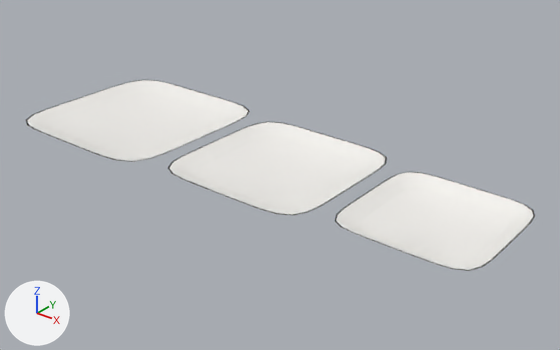
The glTF model public/modelos/ORI-04.glb: old version first, new version second.
One viewpoint serves both versions: a 50 mm lens placed at (0.7, -0.816, 0.508), pointed at (0.034, 0.016, -0.008). Every picture has the same lights, and +X, +Y and +Z are marked at lower left. The older version comes first. Where no turn or scale is listed for an object, it has been applied to the vertices. Vertices at exactly the same position are counted once.
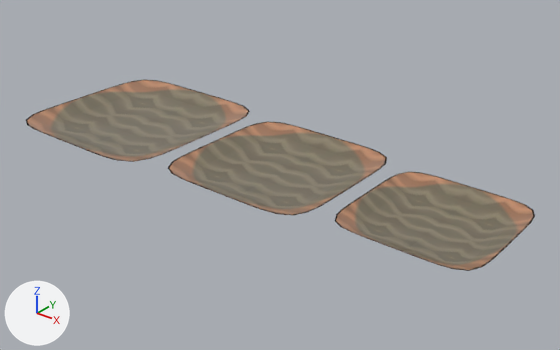
Where the change shows, as pixel boxes [x1, y1, x2, y2] in the pictures (560 x 350 px):
'Mesh_1', recoloured, surface changed (white to brown): [168, 122, 387, 215] in both
'Mesh_2', recoloured, surface changed (white to brown): [335, 172, 535, 271] in both
'Mesh_0', recoloured (darker): [26, 80, 250, 162] in both

Patch to the scene script:
```diff
--- a/public/modelos/ORI-04.glb.py
+++ b/public/modelos/ORI-04.glb.py
@@ img_ori_04_0_top_jpg @@
+img_ori_04_0_top_jpg = load_image('ORI-04-0-top.jpg', '_unpacked/ORI-04-0-top.jpg', 512, 512, 'sRGB')
@@ mat_tex_ori_04_0_top_jpg_231_226_218_gloss_002 @@
+mat_tex_ori_04_0_top_jpg_231_226_218_gloss_002 = principled_material('tex|ORI-04-0-top.jpg|231,226,218|gloss.002')
+mat_tex_ori_04_0_top_jpg_231_226_218_gloss_002.texture = img_ori_04_0_top_jpg
+mat_tex_ori_04_0_top_jpg_231_226_218_gloss_002.roughness = 0.32
+mat_tex_ori_04_0_top_jpg_231_226_218_gloss_002.coat_weight = 0.6
+mat_tex_ori_04_0_top_jpg_231_226_218_gloss_002.coat_roughness = 0.12
@@ mat_tex_ori_04_0_top_jpg_231_226_218_gloss_001 @@
+mat_tex_ori_04_0_top_jpg_231_226_218_gloss_001 = principled_material('tex|ORI-04-0-top.jpg|231,226,218|gloss.001')
+mat_tex_ori_04_0_top_jpg_231_226_218_gloss_001.texture = img_ori_04_0_top_jpg
+mat_tex_ori_04_0_top_jpg_231_226_218_gloss_001.roughness = 0.32
+mat_tex_ori_04_0_top_jpg_231_226_218_gloss_001.coat_weight = 0.6
+mat_tex_ori_04_0_top_jpg_231_226_218_gloss_001.coat_roughness = 0.12
@@ mat_tex_ori_04_0_top_jpg_231_226_218_gloss @@
+mat_tex_ori_04_0_top_jpg_231_226_218_gloss = principled_material('tex|ORI-04-0-top.jpg|231,226,218|gloss')
+mat_tex_ori_04_0_top_jpg_231_226_218_gloss.texture = img_ori_04_0_top_jpg
+mat_tex_ori_04_0_top_jpg_231_226_218_gloss.roughness = 0.32
+mat_tex_ori_04_0_top_jpg_231_226_218_gloss.coat_weight = 0.6
+mat_tex_ori_04_0_top_jpg_231_226_218_gloss.coat_roughness = 0.12
@@ me_mesh_0 @@
 me_mesh_0.from_pydata(...)  # 345 vertices, 672 faces; spans x -0.15..0.15, y -0.15..0.15, z 0.0..0.022
-me_mesh_0.materials.append(mat_ceramica)  # white #f4f2ee
+me_mesh_0.materials.append(mat_tex_ori_04_0_top_jpg_231_226_218_gloss)  # picture img_ori_04_0_top_jpg
@@ me_mesh_1 @@
 me_mesh_1.from_pydata(...)  # 345 vertices, 672 faces; spans x -0.13..0.13, y -0.13..0.13, z 0.0..0.022
 # used by ob_mesh_1; location = (0.045, 0.0, 0.0)
-me_mesh_1.materials.append(mat_ceramica_001)  # white #f4f2ee
+# me_mesh_1 part 1: texture (UV) coordinates of 672 of 672 faces, centred in x -0.129..0.129, y -0.129..0.129, z 0.0..0.022, changed; they spanned u 0.0..1.0, v 0.0..1.0 and now span u 0.0..1.0, v 0.0..1.0
+me_mesh_1.materials.append(mat_tex_ori_04_0_top_jpg_231_226_218_gloss_001)  # picture img_ori_04_0_top_jpg
@@ me_mesh_2 @@
 me_mesh_2.from_pydata(...)  # 345 vertices, 672 faces; spans x -0.105..0.105, y -0.105..0.105, z 0.0..0.022
 # used by ob_mesh_2; location = (0.305, 0.0, 0.0)
-me_mesh_2.materials.append(mat_ceramica_002)  # white #f4f2ee
+# me_mesh_2 part 2: texture (UV) coordinates of 672 of 672 faces, centred in x -0.104..0.104, y -0.104..0.104, z 0.0..0.022, changed; they spanned u 0.0..1.0, v 0.0..1.0 and now span u 0.0..1.0, v 0.0..1.0
+me_mesh_2.materials.append(mat_tex_ori_04_0_top_jpg_231_226_218_gloss_002)  # picture img_ori_04_0_top_jpg
```
